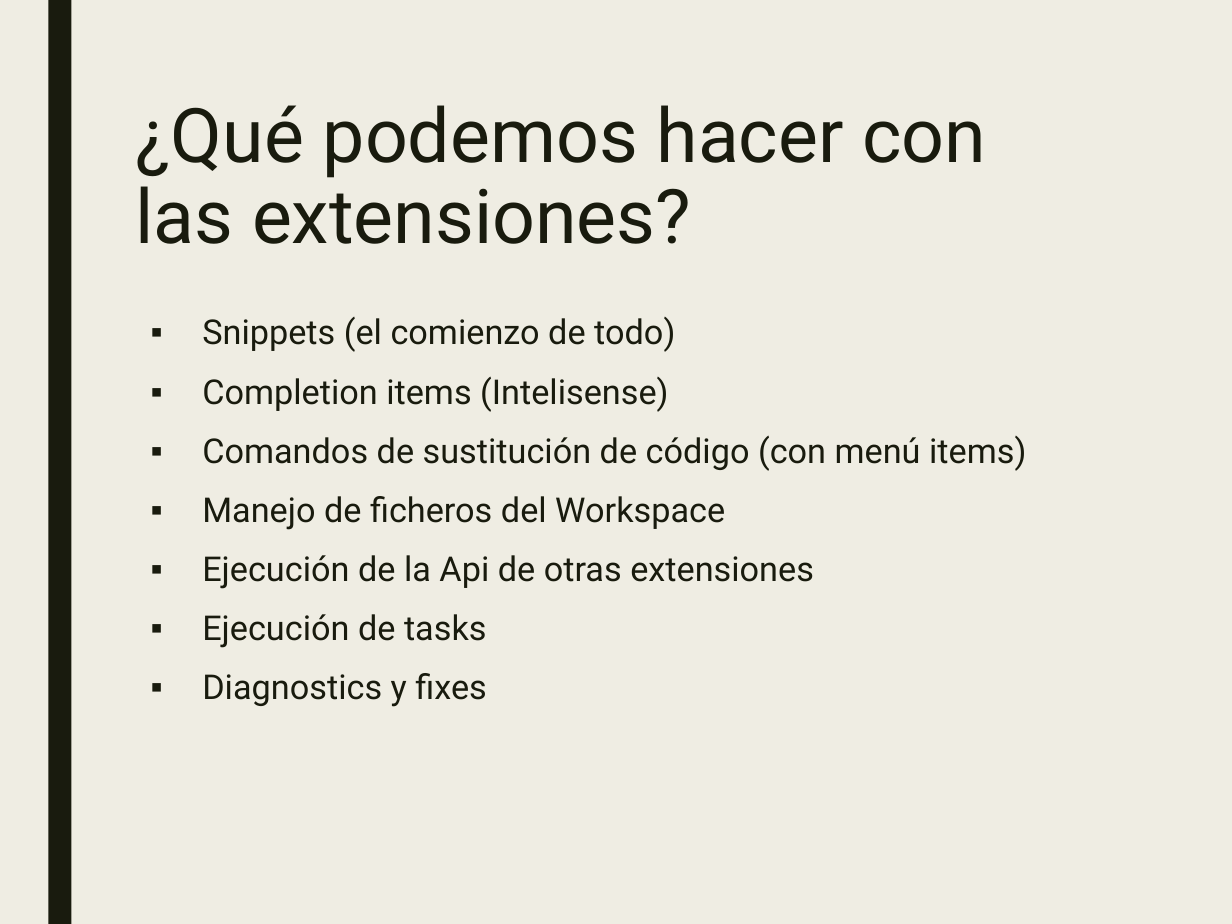
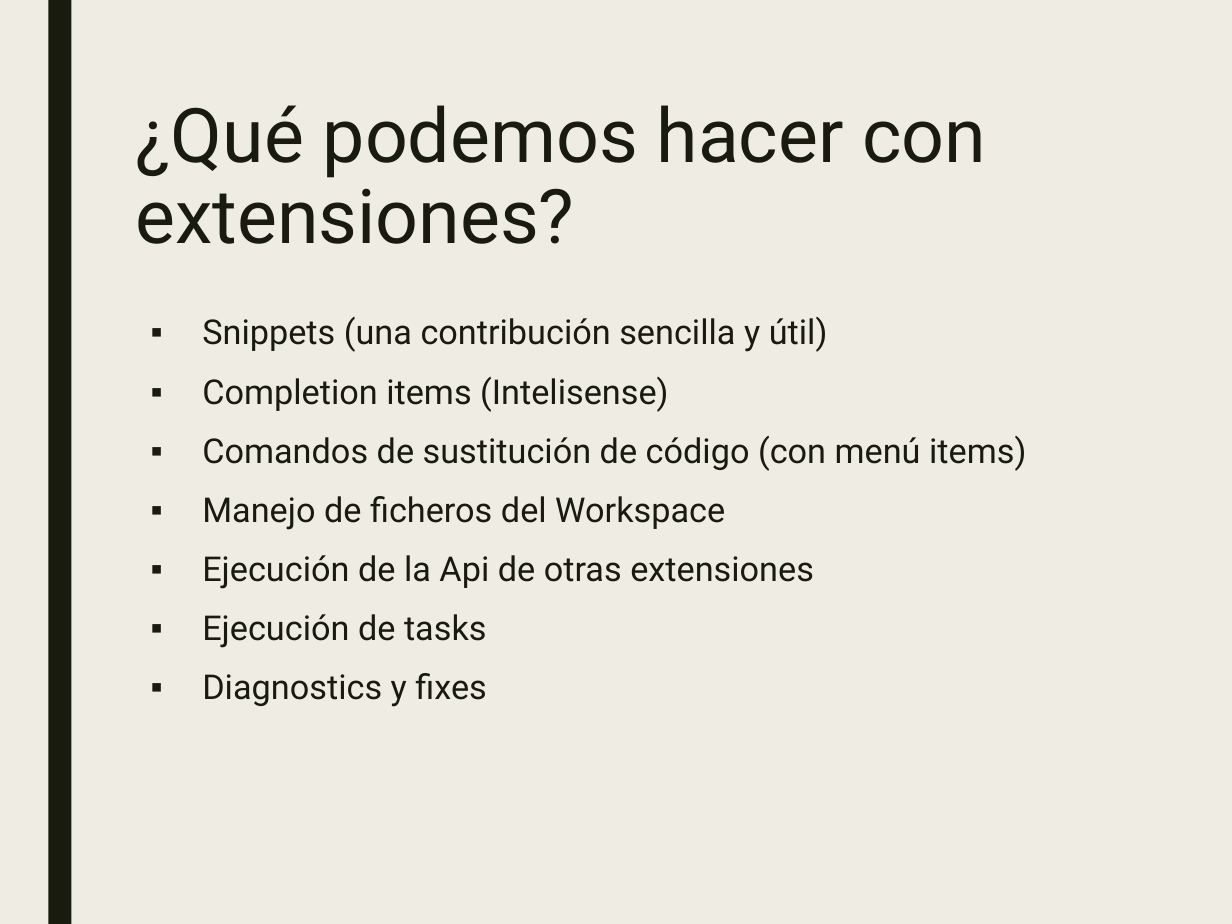
Before and after one commit to JalmarazMartn/dotnetrioja1, a slide deck: slide 25 of VSCODE Extensiones.ppt (slide 7 before the commit). Drawn at 1232x924 pixels with LibreOffice and Linux fonts; fonts in the diff are those of the drawing. Boxes give left, top, right and bottom in pixels: in the first picture for what was removed or moved away, otherwise in the second. Text is boxed around its words. In the diff, an @@ line names an element or a change of style, - is before the commit and + after.

```diff
--- a/VSCODE Extensiones.ppt
+++ b/VSCODE Extensiones.ppt
@@ text at (135,105,986,244): text changed @@
-¿Qué podemos hacer con las extensiones?
+¿Qué podemos hacer con extensiones?
@@ text at (202,317,828,352): text changed @@
-▪ Snippets (el comienzo de todo)
+▪ Snippets (una contribución sencilla y útil)
```
Also in this commit, not shown: 4 other slides changed, 3 slides added, 2 slides removed, 1 other file.
